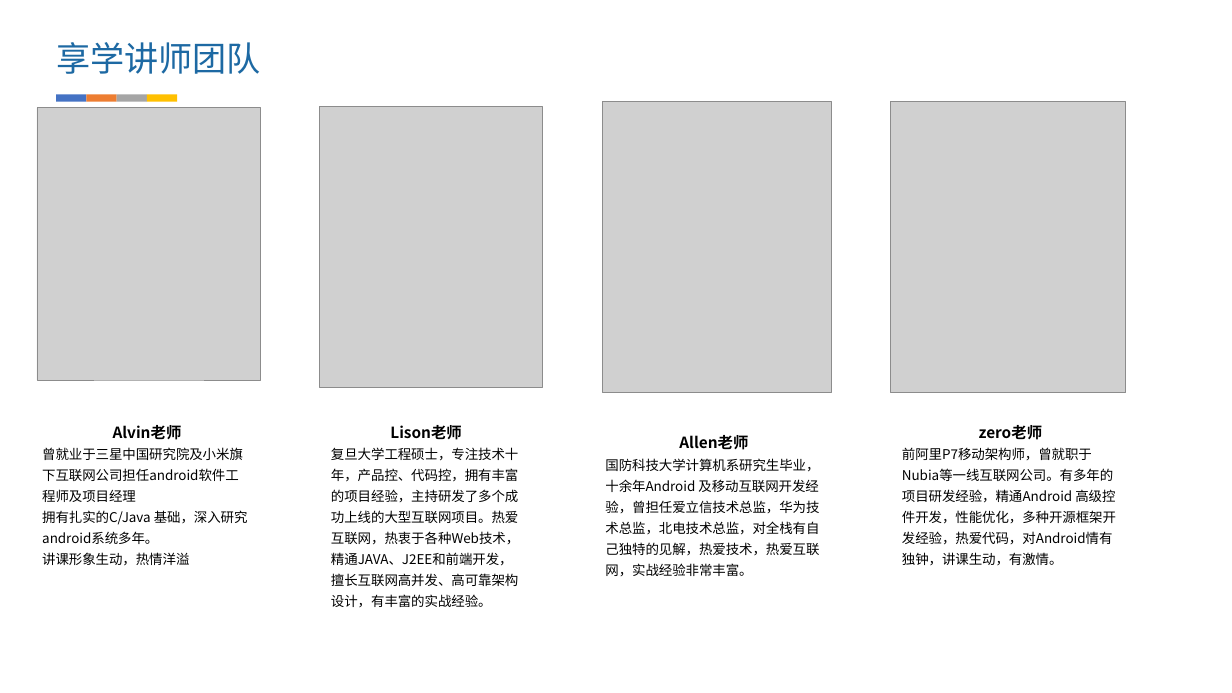
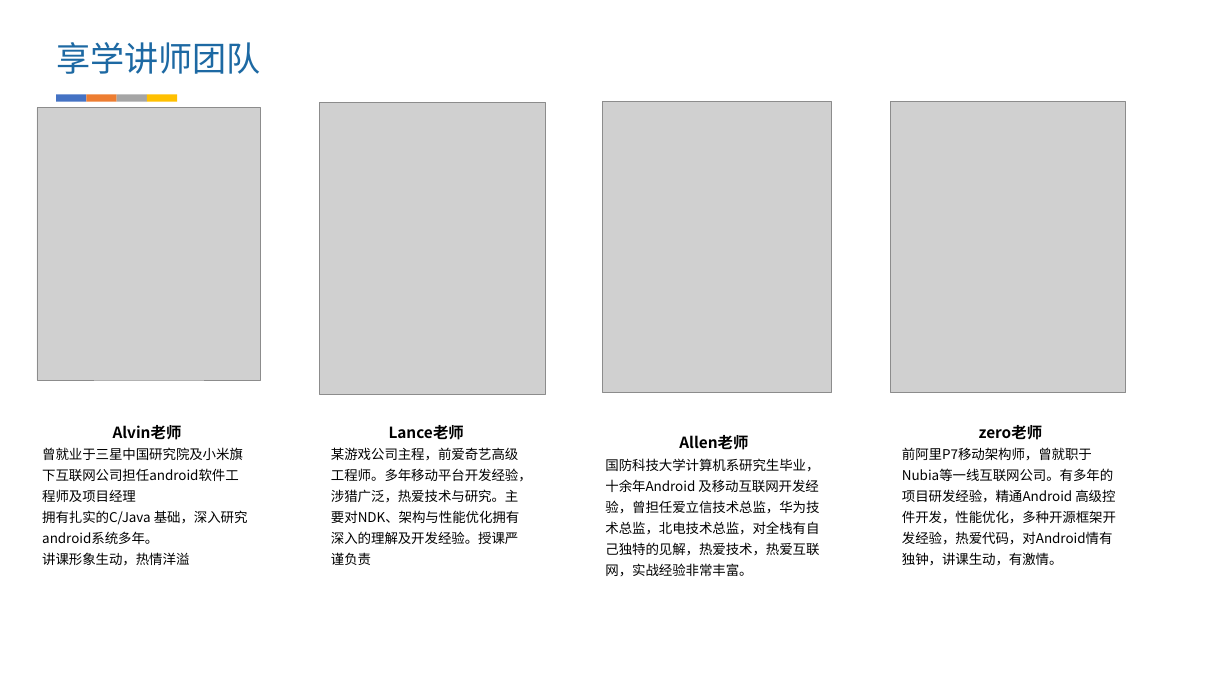
Before and after one commit to fanzhangvip/xiangxue, a slide deck: slide 3 of pre/跟着源码学换肤.pptx. Drawn at 1232x693 pixels with LibreOffice and Linux fonts; fonts in the diff are those of the drawing; grey boxes stand for pictures; background and template pictures are left out. Boxes give left, top, right and bottom in pixels: in the first picture for what was removed or moved away, otherwise in the second. Text is boxed around its words. In the diff, an @@ line names an element or a change of style, - is before the commit and + after.

```diff
--- a/pre/跟着源码学换肤.pptx
+++ b/pre/跟着源码学换肤.pptx
@@ picture: place and size @@
-picture at box(320, 106, 543, 388)
+picture at box(319, 103, 545, 395)
@@ text at box(331, 425, 532, 565): text changed @@
-Lison老师
-复旦大学工程硕士，专注技术十年，产品控、代码控，拥有丰富的项目经验，主持研发了多个成功上线的大型互联网项目。热爱互联网，热衷于各种Web技术，精通JAVA、J2EE和前端开发，擅长互联网高并发、高可靠架构设计，有丰富的实战经验。
+Lance老师
+某游戏公司主程，前爱奇艺高级工程师。多年移动平台开发经验，涉猎广泛，热爱技术与研究。主要对NDK、架构与性能优化拥有深入的理解及开发经验。授课严谨负责
```
Also in this commit, not shown: 7 other files.
